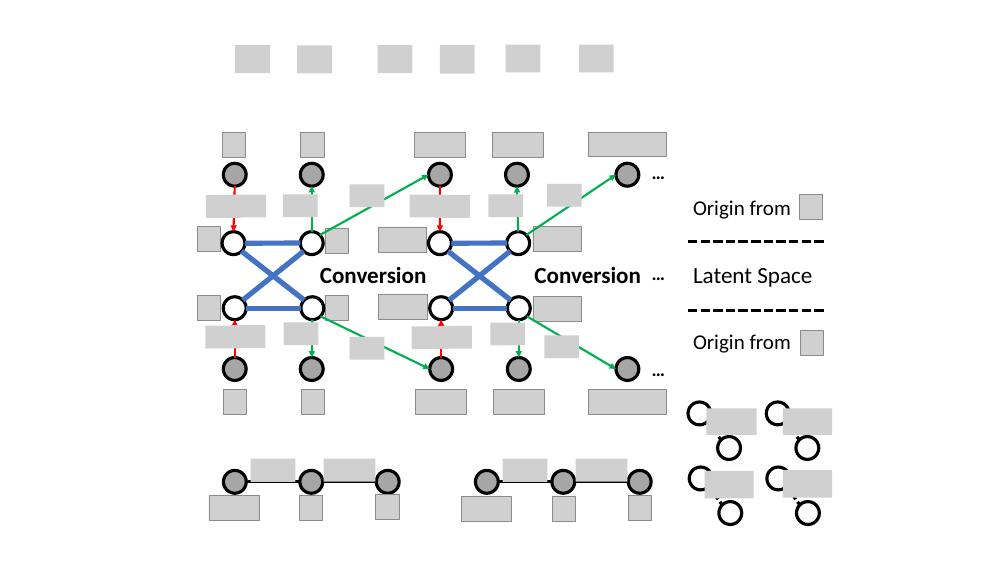
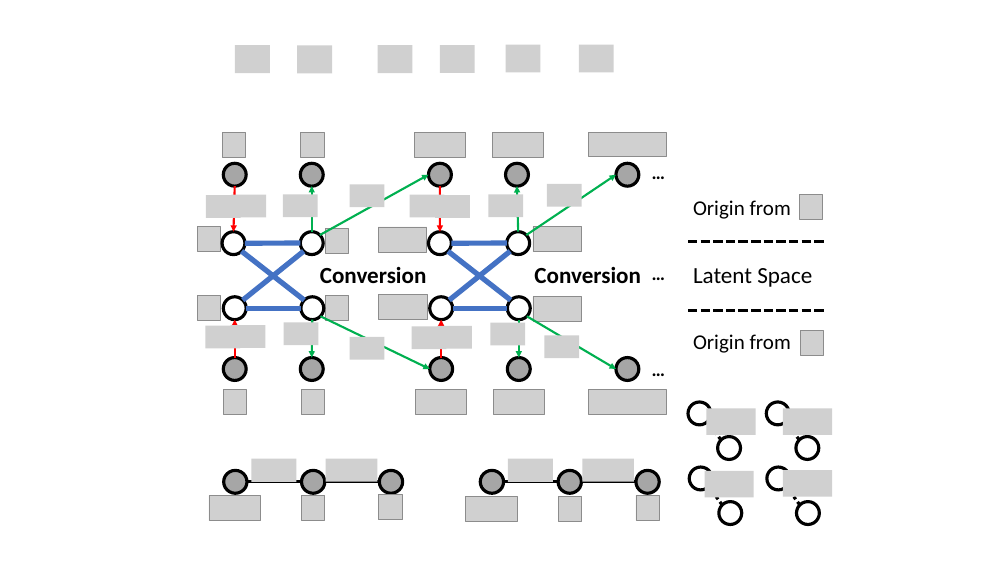
Before and after one commit to bottlecapper/ICASSP19, a slide deck: slide 5 of figures.pptx. Drawn at 1008x567 pixels with LibreOffice and Linux fonts; fonts in the diff are those of the drawing; grey boxes stand for pictures. Boxes give left, top, right and bottom in pixels: in the first picture for what was removed or moved away, otherwise in the second. Text is boxed around its words. In the diff, an @@ line names an element or a change of style, - is before the commit and + after.

```diff
--- a/figures.pptx
+++ b/figures.pptx
@@ ellipse: place and size @@
-ellipse at box(628, 470, 651, 493)
+ellipse at box(636, 470, 659, 493)
@@ line moved from (323, 482) - (377, 482) to (325, 482) - (380, 482) @@
@@ 5 pictures, 3 ellipses, 2 lines: place and size @@
-5 pictures, 3 ellipses, 2 lines at box(376, 459, 628, 522)
+5 pictures, 3 ellipses, 2 lines at box(379, 459, 636, 522)
@@ picture: place and size @@
-picture at box(628, 495, 651, 520)
+picture at box(636, 495, 659, 520)
```
Also in this commit, not shown: 3 slides added, 12 other files.
